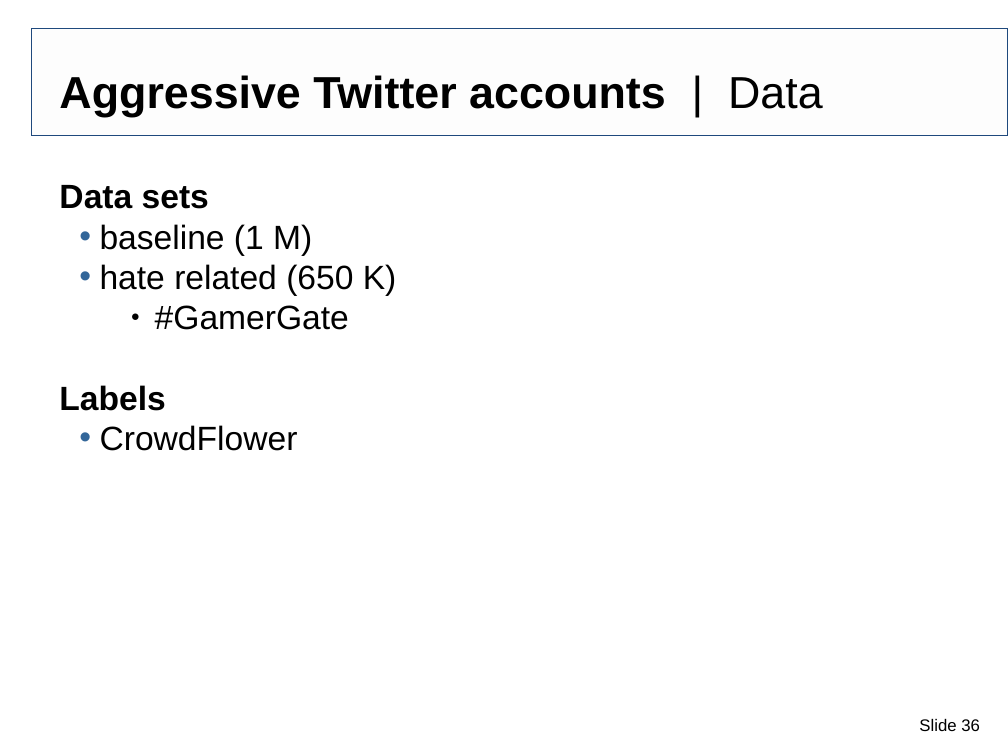
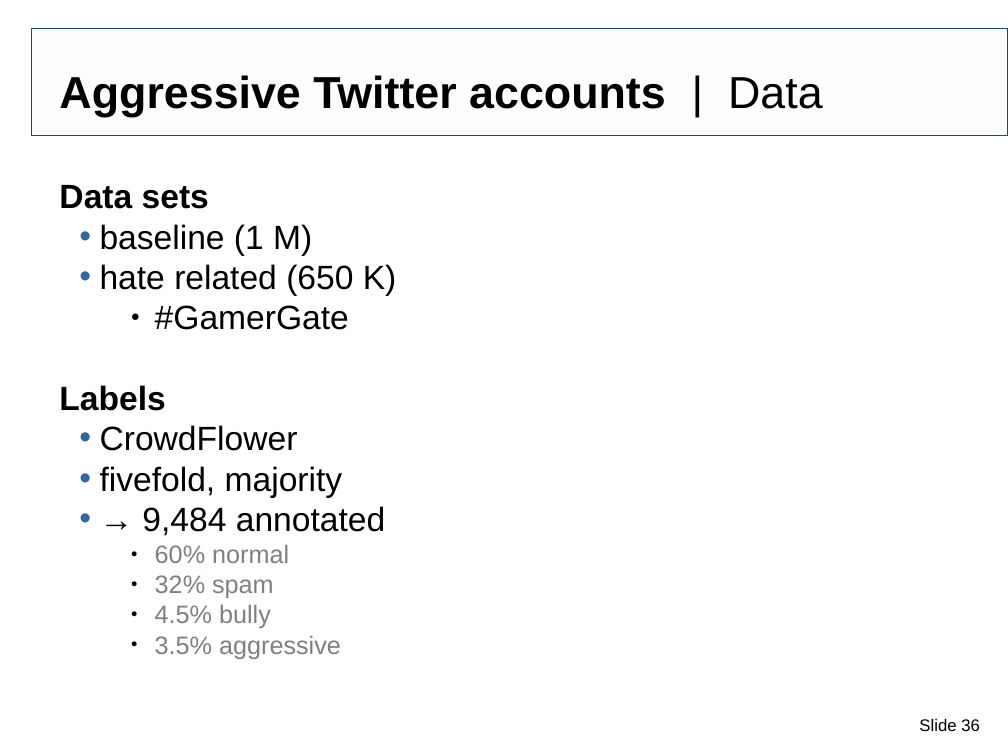
Before and after one commit to IllDepence/websci_ss2017, a slide deck: slide 36 of pres/Tarek_Saier_Abusive_behavior_in_social_media.odp. Drawn at 1008x756 pixels with LibreOffice and Linux fonts; fonts in the diff are those of the drawing; background and template pictures are left out. Boxes give left, top, right and bottom in pixels: in the first picture for what was removed or moved away, otherwise in the second. Text is boxed around its words. In the diff, an @@ line names an element or a change of style, - is before the commit and + after.

```diff
--- a/pres/Tarek_Saier_Abusive_behavior_in_social_media.odp
+++ b/pres/Tarek_Saier_Abusive_behavior_in_social_media.odp
@@ text at box(100, 466, 385, 659): paragraphs added @@
+  • fivefold, majority
+  • → 9,484 annotated
+      ● 60% normal
+      ● 32% spam
+      ● 4.5% bully
+      ● 3.5% aggressive
```
Also in this commit, not shown: 3 other slides changed, 1 slide added, 1 other file.
